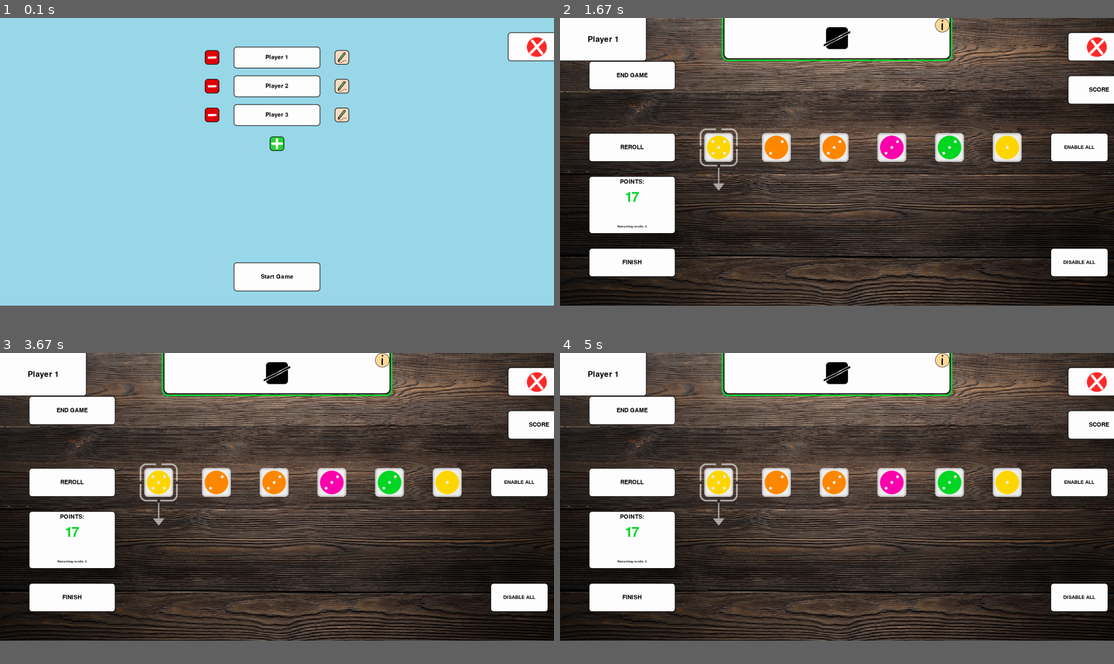
Above: before the commit, frames 1-4 (two rows, left to right).
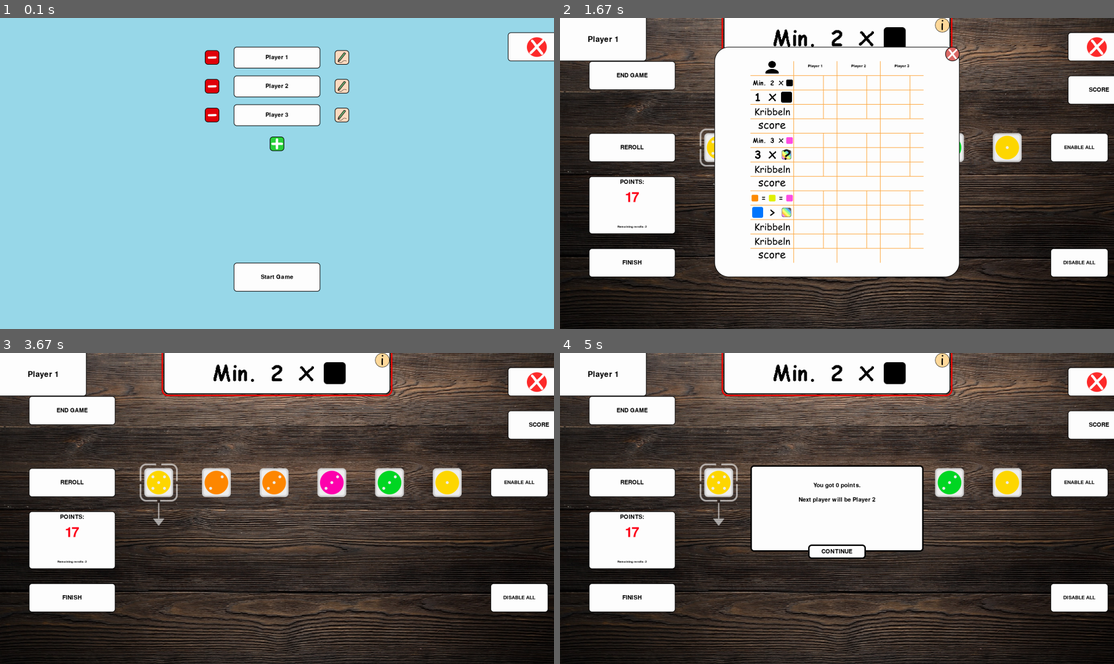
Above: after the commit, the same moments.

Repository: MathiasMeis/PygameKribbeln
Game: pygame game, started from code/mainGameLoop.py
Two runs of this game, one before a commit and one after it. Both use one fixed random seed, a clock stepped at 60 frames per second and the inputs below.
Inputs (mouse positions are in pixels of both pictures, inside the frame that each line leads up to):
- Up to frame 1 (0.1 s): no input
- Up to frame 2 (1.67 s): hold Right 0.33-0.8 s; move the mouse to (814, 189) at 0.37 s; click "Start Game" at 1.13 s; hold Tab from 1.52 s (still down); hold Up from 1.52 s (still down)
- Up to frame 3 (3.67 s): release Tab at 2.08 s; release Up at 2.08 s; tap Enter at 3.58 s
- Up to frame 4 (5 s): tap Space at 4.38 s
In our replay, the window is 900x468 before the commit and 900x506 after it. These sizes can differ from the game's own. Grey fills any space a smaller window leaves; there, only what the larger window draws over its background counts as a difference.

The runs differ from the first frame. In frame 1, 0.6% of the frame differs, in the area x 37-63%, y 18-88%; in frame 2, 36%, in the area x 1-100%, y 0-100%; in frame 3, 8.9%; in frame 4, 16%.

Commit message:
taskHelper angepasst, keine duplikate mehr KeyBoard input für spielen ergänzt Aufräumen/refactoring

Diff:
--- a/code/button.py
+++ b/code/button.py
@@ -28,7 +28,7 @@
         yCentering : int = (self.height/2) - (buttonLabel.get_height() /2)
         display.blit(buttonLabel, [self.xCoordinate+xCentering,self.yCoordinate+yCentering])
 
-    def mouseIsIn(self, xCoord : int, yCoord : int) -> bool:
+    def checkForMouseInput(self, xCoord : int, yCoord : int) -> bool:
         if (self.xCoordinate-(self.width*(self.scale-1)) <= xCoord <= self.xCoordinate+(self.width*(self.scale))):
             if(self.yCoordinate-(self.height*(self.scale-1)) <= yCoord <= self.yCoordinate+(self.height*(self.scale))):
                 self.scale = 1.1
@@ -38,7 +38,7 @@
         return False
 
     def drawWithMouse(self,display,mouse):
-        self.mouseIsIn(mouse[0],mouse[1])
+        self.checkForMouseInput(mouse[0],mouse[1])
         self.draw(display)
 
     def move(self, xCoord, yCoord):
--- a/code/diceRerollHandler.py
+++ b/code/diceRerollHandler.py
@@ -52,7 +52,7 @@
             xCoordinate : int = DiceRerollHandler.baseDicePos[0] + i*DiceRerollHandler.diceDistance
             yCoordinate : int = DiceRerollHandler.baseDicePos[1]
             if(Kribbeln.playingDice.toReroll[i] == False):
-                yCoordinate += 300
+                yCoordinate += 400
             if xCoordinate <= mouse[0] <= xCoordinate+100 and yCoordinate <= mouse[1] <= yCoordinate+100:
                 DiceRerollHandler.index = i
                 return True
--- a/code/endScreen.py
+++ b/code/endScreen.py
@@ -14,9 +14,7 @@
     pygame.font.init()
     smallFont  = pygame.font.SysFont("comicsans", 30)
 
-    replayButton = Button(200,870,200,100,"REPLAY")
-    newGameButton = Button(800, 870, 200, 100,"NEW GAME")
-    quitButton = Button(1400, 870, 200, 100,"QUIT")
+    quitButton = Button(810, 900, 300, 100,"QUIT", imageName="300x100White")
 
 
 
@@ -26,13 +24,7 @@
 
         if event.type == pygame.MOUSEBUTTONDOWN:
             mouse = pygame.mouse.get_pos()
-            if EndScreen.replayButton.mouseIsIn(mouse[0],mouse[1]):
-                pass
-
-            if EndScreen.newGameButton.mouseIsIn(mouse[0],mouse[1]) and GameSetup.numberOfPlayers > 1:
-                pass
-
-            if EndScreen.quitButton.mouseIsIn(mouse[0], mouse[1]):
+            if EndScreen.quitButton.checkForMouseInput(mouse[0], mouse[1]):
                 Kribbeln.currentState = GameState.FINISHED
 
 
@@ -40,7 +32,5 @@
     def on_loop(display):
         display.blit(EndScreen.background, (0,0))
         mouse = pygame.mouse.get_pos()
-        EndScreen.replayButton.drawWithMouse(display,mouse)
-        EndScreen.newGameButton.drawWithMouse(display,mouse)
         EndScreen.quitButton.drawWithMouse(display,mouse)
         Kribbeln.scoreBoard.draw(display)
--- a/code/mainGameLoop.py
+++ b/code/mainGameLoop.py
@@ -9,8 +9,7 @@
 from mainScreen import MainScreen
 
 class mainGameLoop:
-    size = weight, height = 1920, 1000
-
+    size = weight, height = 1920, 1080
     def __init__(self):
         self._running = True
         self.display = None
--- a/code/mainScreen.py
+++ b/code/mainScreen.py
@@ -28,20 +28,11 @@
     finishButton : Button = Button(100,800,300,100,"FINISH",imageName="300x100White")
     quitButton : Button = Button(1760,50,300,100," ",imageName="300x100Quit")
     scoreBoardButton : Button = Button(1760,200,300,100,"SCORE              ",imageName="300x100White")
-
     enableAllButton : Button = Button(1700,400,200,100,"ENABLE ALL",imageName="200x100White", fontSize=25)
     disableAllButton : Button = Button(1700,800,200,100,"DISABLE ALL",imageName="200x100White", fontSize=25)
 
-
     size = weight, height = 1920, 1080
     background = pygame.transform.scale(pygame.image.load(ImageHelper.getBackground("table")), size)
-
-    def mightBeDieStateChange(x,y) -> bool:
-        if():
-            return True
-        else:
-            return False
-
 
     def drawPointsLabel(display):
         display.blit(pygame.image.load(os.path.join(ImageHelper.getButton("300x200White"))),(100, 550))
@@ -90,57 +81,85 @@
         yCentering : int = 75 - (playerLabel.get_height() /2)
         display.blit(playerLabel, [xCentering,yCentering])
 
-
-    def drawTaskTable(display): # Final
+    def drawTaskTable(display):
             isCompleted : bool = Kribbeln.scoreBoard.tasks[Kribbeln.currentRound].isCompleted(Kribbeln.playingDice, Kribbeln.players[Kribbeln.currentPlayerIndex])
             display.blit(pygame.image.load(os.path.join(ImageHelper.getCompletionIndicator(isCompleted))),(560, -50))
             display.blit(pygame.image.load(os.path.join(ImageHelper.getTaskTable())),(560, -50))
 
-
-
     def on_event(event):
         mouse = pygame.mouse.get_pos()
         if(MainScreen.isShowQuitMessageBoard):
+            if event.type ==  pygame.KEYDOWN:
+                if event.key == pygame.K_RETURN:
+                    pygame.quit()
+                if event.key == pygame.K_ESCAPE:
+                    MainScreen.isShowQuitMessageBoard = False
             if MainScreen.quitMessageBoard.checkForMouseLocationOnButton(mouse[0], mouse[1]) and event.type == pygame.MOUSEBUTTONDOWN:
                 pygame.quit()
             if MainScreen.quitMessageBoard.checkForMouseLocationOnCloseButton(mouse[0], mouse[1]) and event.type == pygame.MOUSEBUTTONDOWN:
                 MainScreen.isShowQuitMessageBoard = False
         elif(MainScreen.isShowNextTurnMessageBoard):
+            if event.type ==  pygame.KEYDOWN and event.key == pygame.K_RETURN:
+                MainScreen.isShowNextTurnMessageBoard = False
+                Kribbeln.nextPlayer()
             if MainScreen.nextTurnMessageBoard.checkForMouseLocationOnButton(mouse[0], mouse[1]) and event.type == pygame.MOUSEBUTTONDOWN:
                 MainScreen.isShowNextTurnMessageBoard = False
                 Kribbeln.nextPlayer()
         elif(MainScreen.isShowTaskInfo):
+            if event.type ==  pygame.KEYDOWN:
+                if event.key == pygame.K_RETURN or event.key == pygame.K_ESCAPE:
+                    MainScreen.isShowTaskInfo = False
             if MainScreen.taskInfoMessageBoard.checkForMouseLocationOnCloseButton(mouse[0], mouse[1]) and event.type == pygame.MOUSEBUTTONDOWN:
                 MainScreen.isShowTaskInfo = False
         elif(MainScreen.isShowScoreBoard):
+            if event.type ==  pygame.KEYDOWN:
+                if event.key == pygame.K_RETURN or event.key == pygame.K_ESCAPE:
+                    MainScreen.isShowScoreBoard = False
             if Kribbeln.scoreBoard.checkForMouseInput(mouse[0], mouse[1]) and event.type == pygame.MOUSEBUTTONDOWN:
                 MainScreen.isShowScoreBoard = False
         else:
-            if MainScreen.endScreenButton.mouseIsIn(mouse[0], mouse[1]) and event.type == pygame.MOUSEBUTTONDOWN: # for testing
+            if event.type ==  pygame.KEYDOWN:
+                if event.key == pygame.K_RETURN:
+                    if Kribbeln.hasRemainingRerolls():
+                        Kribbeln.playingDice.reroll()
+                        Kribbeln.lowerRerollCounter()
+                    else:
+                        MainScreen.nextTurnMessageBoard = MessageBoard([f"You got {Kribbeln.getResultingPoints()} points.",f"Next player will be {Kribbeln.getNextPlayerName()}"], hasCloseButton=False, hasButton=True, buttonText="CONTINUE")
+                        MainScreen.isShowNextTurnMessageBoard = True
+                if event.key == pygame.K_SPACE:
+                        MainScreen.nextTurnMessageBoard = MessageBoard([f"You got {Kribbeln.getResultingPoints()} points.",f"Next player will be {Kribbeln.getNextPlayerName()}"], hasCloseButton=False, hasButton=True, buttonText="CONTINUE")
+                        MainScreen.isShowNextTurnMessageBoard = True
+                if event.key == pygame.K_ESCAPE:
+                    MainScreen.isShowQuitMessageBoard = True
+                if event.key == pygame.K_TAB:
+                    MainScreen.isShowScoreBoard = True
+                if event.key == pygame.K_i:
+                    MainScreen.taskInfoMessageBoard = MessageBoard(Kribbeln.scoreBoard.tasks[Kribbeln.currentRound].getInfo())
+                    MainScreen.isShowTaskInfo = True
+            if MainScreen.endScreenButton.checkForMouseInput(mouse[0], mouse[1]) and event.type == pygame.MOUSEBUTTONDOWN: # for testing
                 Kribbeln.currentState = GameState.ENDING # for testing
-            if MainScreen.taskInfoButton.mouseIsIn(mouse[0], mouse[1]) and event.type == pygame.MOUSEBUTTONDOWN:
+            if MainScreen.taskInfoButton.checkForMouseInput(mouse[0], mouse[1]) and event.type == pygame.MOUSEBUTTONDOWN:
                 MainScreen.isShowTaskInfo = False
-            if MainScreen.quitButton.mouseIsIn(mouse[0], mouse[1]) and event.type == pygame.MOUSEBUTTONDOWN:
+            if MainScreen.quitButton.checkForMouseInput(mouse[0], mouse[1]) and event.type == pygame.MOUSEBUTTONDOWN:
                 MainScreen.isShowQuitMessageBoard = True
-            if MainScreen.scoreBoardButton.mouseIsIn(mouse[0], mouse[1]) and event.type == pygame.MOUSEBUTTONDOWN:
+            if MainScreen.scoreBoardButton.checkForMouseInput(mouse[0], mouse[1]) and event.type == pygame.MOUSEBUTTONDOWN:
                 MainScreen.isShowScoreBoard = True
-            if MainScreen.enableAllButton.mouseIsIn(mouse[0], mouse[1]) and event.type == pygame.MOUSEBUTTONDOWN:
+            if MainScreen.enableAllButton.checkForMouseInput(mouse[0], mouse[1]) and event.type == pygame.MOUSEBUTTONDOWN:
                 Kribbeln.playingDice.enableAll()
-            if MainScreen.disableAllButton.mouseIsIn(mouse[0], mouse[1]) and event.type == pygame.MOUSEBUTTONDOWN:
+            if MainScreen.disableAllButton.checkForMouseInput(mouse[0], mouse[1]) and event.type == pygame.MOUSEBUTTONDOWN:
                 Kribbeln.playingDice.disableAll()
-            if MainScreen.finishButton.mouseIsIn(mouse[0], mouse[1]) and event.type == pygame.MOUSEBUTTONDOWN:
+            if MainScreen.finishButton.checkForMouseInput(mouse[0], mouse[1]) and event.type == pygame.MOUSEBUTTONDOWN:
                 MainScreen.nextTurnMessageBoard = MessageBoard([f"You got {Kribbeln.getResultingPoints()} points.",f"Next player will be {Kribbeln.getNextPlayerName()}"], hasCloseButton=False, hasButton=True, buttonText="CONTINUE")
                 MainScreen.isShowNextTurnMessageBoard = True
-            if MainScreen.disableRerollButton.mouseIsIn(mouse[0], mouse[1]):
-                pass
-            if MainScreen.rerollButton.mouseIsIn(mouse[0], mouse[1]) and event.type == pygame.MOUSEBUTTONDOWN:
+            if MainScreen.disableRerollButton.checkForMouseInput(mouse[0], mouse[1]):
+                pass #only for visual effect
+            if MainScreen.rerollButton.checkForMouseInput(mouse[0], mouse[1]) and event.type == pygame.MOUSEBUTTONDOWN:
                 if Kribbeln.hasRemainingRerolls():
                     Kribbeln.playingDice.reroll()
                     Kribbeln.lowerRerollCounter()
-            if MainScreen.taskInfoButton.mouseIsIn(mouse[0], mouse[1]) and event.type == pygame.MOUSEBUTTONDOWN:
+            if MainScreen.taskInfoButton.checkForMouseInput(mouse[0], mouse[1]) and event.type == pygame.MOUSEBUTTONDOWN:
                 MainScreen.taskInfoMessageBoard = MessageBoard(Kribbeln.scoreBoard.tasks[Kribbeln.currentRound].getInfo())
                 MainScreen.isShowTaskInfo = True
-
             if DiceRerollHandler.setIndexWithMouse(mouse) and event.type == pygame.MOUSEBUTTONDOWN:
                 DiceRerollHandler.switchReroll()
             if event.type ==  pygame.KEYDOWN:
--- a/code/messageBoard.py
+++ b/code/messageBoard.py
@@ -46,12 +46,12 @@
 
     def checkForMouseLocationOnButton(self, xCoord, yCoord):
         if (self.hasButton):
-            return self.button1.mouseIsIn(xCoord, yCoord)
+            return self.button1.checkForMouseInput(xCoord, yCoord)
         else:
             return False
 
     def checkForMouseLocationOnCloseButton(self, xCoord, yCoord):
         if (self.hasCloseButton):
-            return self.closeButton.mouseIsIn(xCoord, yCoord)
+            return self.closeButton.checkForMouseInput(xCoord, yCoord)
         else:
             return False
--- a/code/scoreBoard.py
+++ b/code/scoreBoard.py
@@ -8,19 +8,11 @@
 import pygame
 import os.path
 
-
-#hier werden die aufgaben gesetzt. 2xeasy + kribbeln1 + 2xmedium + kribbeln2 + 2xhard + kribbeln3+4
-# ui stuff dafür könnte auch in ne andere klasse ausgelagert werden, wenns zu viel wird
-# ui sollte beim würfeln als overlay realisiert werden, könnte über hide() und show() getooglet werden
-# punkte können hier oder beim spieler selbst hinterlegt werden. letzteres könnte sinniger sein, wenn man die spielerreihenfolge variabel nach punkten macht
-# bzw ab 2tem kribbeln nach punkten schauen
 class ScoreBoard:
-
-
     def __init__(self, players : list[Player]):
         self.players : list[Player]= players
         self.numberOfPlayers : int = len(self.players)
-        self.tasks : list[Task] = TaskHelper.getEveryTask() #change
+        self.tasks : list[Task] = TaskHelper.getDefaultTasks() #change
         self.points : list[list[int]] = self.getPointsTable()
         self.resultingPoints : list[list[int]] = self.getPointsTable()
         self.scores : list[list[int]] = self.getEmptyScores()
@@ -33,7 +25,6 @@
         self.baseX : int = 960 - (self.width/2)
         self.baseY : int = 100
         self.closeButton : Button = Button(910+(self.width/2),100,50,50," ",imageName="close") #anpassen an scoreboardbreite
-
 
     def getEmptyScores(self):
         scoreTable : list[list[int]] = []
@@ -83,7 +74,7 @@
             self.players[playerIndex].setHighestKribblePoints(achievedPoints)
 
     def checkForMouseInput(self, xCoord, yCoord) -> bool:
-        return self.closeButton.mouseIsIn(xCoord, yCoord)
+        return self.closeButton.checkForMouseInput(xCoord, yCoord)
 
     def drawScores(self, display):
         width : int = 150 * (self.numberOfPlayers + 1)
@@ -156,7 +147,6 @@
         width2 : int = 150 * (self.numberOfPlayers + 1)
         baseX : int = 960-(width2/2)+75
         baseY : int = 225
-        xDeviation : int = 150
         yDeviation : int = 50
         for taskIndex in range(len(self.tasks)):
 
@@ -170,26 +160,19 @@
                     yAddition = 50
                 else:
                     yAddition = 0
-
                 if width > 300:
                     scale = 0.4
                 elif width > 250:
                     scale = 0.5
                 elif width > 200:
                     scale = 0.6
-                    scale2 = 0.4
                 elif width > 150:
                     scale = 0.75
-                    scale2 = 0.7
                 else:
-                    scale2 = 1
                     scale = 1
                 pic =  pygame.image.load(os.path.join(paths[iconIndex]))
                 scaledPic = pygame.transform.scale(pic,(scale*pic.get_width(),scale*pic.get_height()))
                 display.blit(scaledPic,(baseX+(deviations[iconIndex]*scale)-(scale*width/2), baseY+(yDeviation*taskIndex)+yAddition-(scaledPic.get_height()/2)))
-
-
-
 
     def drawPlayerLabel(self, display):
         width : int = 150 * (self.numberOfPlayers + 1)
@@ -218,9 +201,6 @@
         display.blit(pygame.image.load(os.path.join(ImageHelper.getImage("scoreBoard", "score"))),(baseX, baseY))
         display.blit(pygame.image.load(os.path.join(ImageHelper.getImage("scoreBoard", "score"))),(baseX, baseY+200))
         display.blit(pygame.image.load(os.path.join(ImageHelper.getImage("scoreBoard", "score"))),(baseX, baseY+450))
-
-
-
 
     def draw(self, display):
         self.drawGitter(display)
@@ -231,12 +211,10 @@
         self.drawScores(display)
         self.drawScoreLabels(display)
 
-
     def drawAsOverlay(self, display):
         display.blit(pygame.image.load(os.path.join(ImageHelper.getImage("scoreBoard", self.imageName))),(self.baseX, self.baseY))
         self.draw(display)
         self.closeButton.draw(display)
-
 
     def getReducingPointsCausedByDuplicates(pairs, value, startIndex) -> int:
         valueCounter : int = -1
@@ -246,13 +224,10 @@
                     valueCounter += 1
         return valueCounter
 
-
     def updateResultingPoints(self, roundIndex):
         pairs : list = []
-
         for playerIndex in range(self.numberOfPlayers):
             pairs.append((self.points[playerIndex][roundIndex], playerIndex))
-
         pairs.sort(key=lambda item: item[0], reverse=True)
         obtainablePoints : int = self.numberOfPlayers
         for index in range(self.numberOfPlayers):
--- a/code/startingScreen.py
+++ b/code/startingScreen.py
@@ -26,8 +26,8 @@
 
     pygame.font.init()
     smallFont  = pygame.font.SysFont("comicsans", 30)
+
     startGameButton = Button(810, 850, 300, 100,"Start Game", imageName="300x100White")
-
     editButton : Button = Button(playerBaseX+50,BaseY+(100*(Kribbeln.numberOfPlayers-100)),500,500, "xxx")#, imageName="playerEditing")
     denyEditButton : Button = Button(playerBaseX+50,BaseY+(100*(Kribbeln.numberOfPlayers-100)),500,500, "xxx")#, imageName="playerEditing")
     confirmsEditButton : Button = Button(playerBaseX+50,BaseY+(100*(Kribbeln.numberOfPlayers-100)),500,500, "xxx")#, imageName="playerEditing")
@@ -60,10 +60,10 @@
             if StartingScreen.quitMessageBoard.checkForMouseLocationOnButton(mouse[0],mouse[1]) and event.type == pygame.MOUSEBUTTONDOWN:
                 pygame.quit()
         elif(StartingScreen.editingEnabled):
-            if StartingScreen.denyEditButton.mouseIsIn(mouse[0], mouse[1]) and event.type == pygame.MOUSEBUTTONDOWN:
+            if StartingScreen.denyEditButton.checkForMouseInput(mouse[0], mouse[1]) and event.type == pygame.MOUSEBUTTONDOWN:
                 StartingScreen.newPlayerName = ""
                 StartingScreen.editingEnabled = False
-            if StartingScreen.confirmsEditButton.mouseIsIn(mouse[0], mouse[1]) and event.type == pygame.MOUSEBUTTONDOWN:
+            if StartingScreen.confirmsEditButton.checkForMouseInput(mouse[0], mouse[1]) and event.type == pygame.MOUSEBUTTONDOWN:
                 Kribbeln.players[StartingScreen.editingPlayerIndex].rename(StartingScreen.newPlayerName)
                 StartingScreen.playerButtons[StartingScreen.editingPlayerIndex].label = StartingScreen.newPlayerName
                 StartingScreen.newPlayerName = ""
@@ -76,23 +76,23 @@
                 else:
                     StartingScreen.newPlayerName += event.unicode
         else:
-            if StartingScreen.editButton.mouseIsIn(mouse[0], mouse[1]) and event.type == pygame.MOUSEBUTTONDOWN:
+            if StartingScreen.editButton.checkForMouseInput(mouse[0], mouse[1]) and event.type == pygame.MOUSEBUTTONDOWN:
                 pass
-            if StartingScreen.quitButton.mouseIsIn(mouse[0], mouse[1]) and event.type == pygame.MOUSEBUTTONDOWN:
+            if StartingScreen.quitButton.checkForMouseInput(mouse[0], mouse[1]) and event.type == pygame.MOUSEBUTTONDOWN:
                 StartingScreen.isShowQuitMessageBoard = True
-            if StartingScreen.startGameButton.mouseIsIn(mouse[0], mouse[1]) and event.type == pygame.MOUSEBUTTONDOWN:
+            if StartingScreen.startGameButton.checkForMouseInput(mouse[0], mouse[1]) and event.type == pygame.MOUSEBUTTONDOWN:
                 Kribbeln.reinit()
                 Kribbeln.currentState = GameState.PLAYING
-            if Kribbeln.numberOfPlayers < 7 and StartingScreen.addPlayerButton.mouseIsIn(mouse[0], mouse[1]) and event.type == pygame.MOUSEBUTTONDOWN:
+            if Kribbeln.numberOfPlayers < 7 and StartingScreen.addPlayerButton.checkForMouseInput(mouse[0], mouse[1]) and event.type == pygame.MOUSEBUTTONDOWN:
                 Kribbeln.addPlayer()
                 StartingScreen.init()
             for index in range(len(StartingScreen.playerButtons)):
-                StartingScreen.playerButtons[index].mouseIsIn(mouse[0], mouse[1]) and event.type == pygame.MOUSEBUTTONDOWN
-                if len(Kribbeln.players) != 1 and StartingScreen.removePlayerButtons[index].mouseIsIn(mouse[0], mouse[1]) and event.type == pygame.MOUSEBUTTONDOWN:
+                StartingScreen.playerButtons[index].checkForMouseInput(mouse[0], mouse[1]) and event.type == pygame.MOUSEBUTTONDOWN
+                if len(Kribbeln.players) != 1 and StartingScreen.removePlayerButtons[index].checkForMouseInput(mouse[0], mouse[1]) and event.type == pygame.MOUSEBUTTONDOWN:
                     Kribbeln.removePlayer(index)
                     StartingScreen.init()
                     break
-                if StartingScreen.editPlayerButtons[index].mouseIsIn(mouse[0], mouse[1]) and event.type == pygame.MOUSEBUTTONDOWN:
+                if StartingScreen.editPlayerButtons[index].checkForMouseInput(mouse[0], mouse[1]) and event.type == pygame.MOUSEBUTTONDOWN:
                     StartingScreen.editButton = Button(StartingScreen.playerBaseX,StartingScreen.BaseY+(100*(index)),300,75, f"{StartingScreen.newPlayerName}", imageName="playerEditing")
                     StartingScreen.denyEditButton = Button(StartingScreen.editBaseX+30, StartingScreen.BaseY+12+(100*index),50,50, " ", imageName="playerEditDeny")
                     StartingScreen.confirmsEditButton = Button(StartingScreen.editBaseX-30, StartingScreen.BaseY+12+(100*index),50,50, " ", imageName="playerEditConfirm")
--- a/code/taskHelper.py
+++ b/code/taskHelper.py
@@ -54,7 +54,7 @@
         TaskHelper.hardTasks.append(Task_ColorX_greater_ColorY())
         TaskHelper.hardTasks.append(Task_ColorX_greater_allOtherColors())
 
-    def getTaskFromList(tasks : list):
+    def getTaskFromList(tasks : list[Task]):
         index : int = random.randint(0, len(tasks) - 1)
         return tasks[index]
 
@@ -62,18 +62,33 @@
         TaskHelper.setUpEasyTasks()
         TaskHelper.setUpMediumTasks()
         TaskHelper.setUpHardTasks()
-        tasks : list = []
-        tasks.append(TaskHelper.getTaskFromList(TaskHelper.easyTasks))
-        tasks.append(TaskHelper.getTaskFromList(TaskHelper.easyTasks))
+        tasks : list[Task] = []
+        helper : list[Task] = TaskHelper.getTasks(2,TaskHelper.easyTasks)
+        tasks.append(helper[0])
+        tasks.append(helper[1])
         tasks.append(Task_Kribbeln())
-        tasks.append(TaskHelper.getTaskFromList(TaskHelper.mediumTasks))
-        tasks.append(TaskHelper.getTaskFromList(TaskHelper.mediumTasks))
+        helper : list[Task] = TaskHelper.getTasks(2,TaskHelper.mediumTasks)
+        tasks.append(helper[0])
+        tasks.append(helper[1])
         tasks.append(Task_Kribbeln())
-        tasks.append(TaskHelper.getTaskFromList(TaskHelper.hardTasks))
-        tasks.append(TaskHelper.getTaskFromList(TaskHelper.hardTasks))
+        helper : list[Task] = TaskHelper.getTasks(2,TaskHelper.hardTasks)
+        tasks.append(helper[0])
+        tasks.append(helper[1])
         tasks.append(Task_Kribbeln())
         tasks.append(Task_Kribbeln())
         return tasks
+
+    def getTasks(numberOfTasks, listOfTasks : list[Task]) -> list:
+        remainingTasks : list = listOfTasks
+        tasks : list = []
+        index : int
+        for i in range(numberOfTasks):
+            index = random.randint(0, len(remainingTasks)-1)
+            tasks.append(remainingTasks[index])
+            remainingTasks.remove(remainingTasks[index])
+
+        return tasks
+
 
     def isKribbelnTask(task : Task) -> bool:
         if (isinstance(task, Task_Kribbeln)):
Not shown, changed: code/TODO.txt
